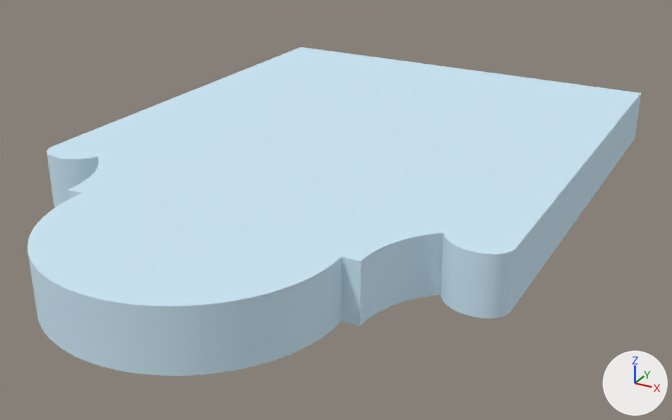
Two versions of the FBX model Unity Project/Giroux-CAP6117-SANC - crown/Assets/Models/LOD Headstones/PA-2-F.fbx, one commit apart.
Rendered twice from a camera (50 mm lens) standing at (0.378, -0.999, 0.285) and looking at (0.004, -0.318, -0.055). Every picture has the same lights, and +X, +Y and +Z are marked at lower right. The first picture is the older version. Objects named as collision shapes, trigger or cutter boxes, shadow casters or lower levels of detail are left out. Where no turn or scale is listed for an object, it has been applied to the vertices.

The older version as bpy lines, for what is in view:
```python
me_mesh11 = bpy.data.meshes.new('mesh11')
me_mesh11.from_pydata(...)  # 506 vertices, 1008 faces; spans x -0.228..0.206, y -0.622..0.0, z -0.051..0.0
me_mesh11.materials.append(mat_0_615686_0_811765_0_929412_0_000000_0_000000)  # blue #cee9f7
ob_pa_2_f_lod0 = bpy.data.objects.new('PA-2-F_LOD0', me_mesh11)
ob_pa_2_f_lod0.location = (0.0, 0.0, 0.0)
```
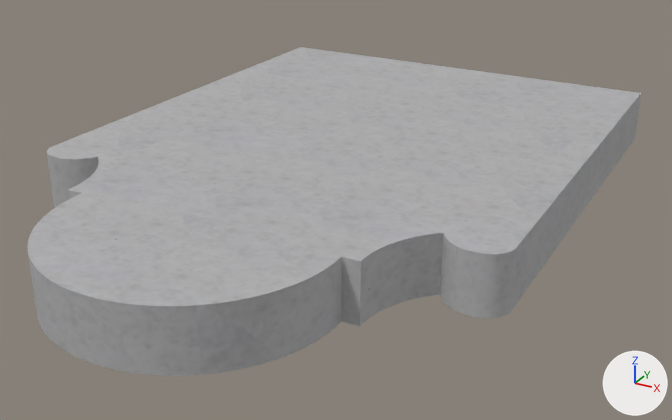
Where the change shows, as pixel boxes (x1, y1, x2, y2) in the pictures (672 x 420 px):
'PA-2-F_LOD0', recoloured (blue to grey)
    both: (28, 47, 641, 376)

Diff of the bpy script that builds the scene:
```diff
--- a/Unity Project/Giroux-CAP6117-SANC - crown/Assets/Models/LOD Headstones/PA-2-F.fbx.py
+++ b/Unity Project/Giroux-CAP6117-SANC - crown/Assets/Models/LOD Headstones/PA-2-F.fbx.py
@@ img_a_2_f_png @@
+img_a_2_f_png = load_image('A-2-F.png', '../../Materials/LOD Headstone Mats/A-2-F.png', 1024, 1024, 'sRGB')
@@ mat_0_615686_0_811765_0_929412_0_000000_0_111 @@
+mat_0_615686_0_811765_0_929412_0_000000_0_111 = principled_material('0.615686_0.811765_0.929412_0.000000_0.111')
+mat_0_615686_0_811765_0_929412_0_000000_0_111.texture = img_a_2_f_png
+mat_0_615686_0_811765_0_929412_0_000000_0_111.roughness = 0.859
@@ me_mesh11 @@
 me_mesh11.from_pydata(...)  # 506 vertices, 1008 faces; spans x -0.228..0.206, y -0.622..0.0, z -0.051..0.0
-me_mesh11.materials.append(mat_0_615686_0_811765_0_929412_0_000000_0_000000)  # blue #cee9f7
+me_mesh11.materials.append(mat_0_615686_0_811765_0_929412_0_000000_0_111)  # picture img_a_2_f_png
```
